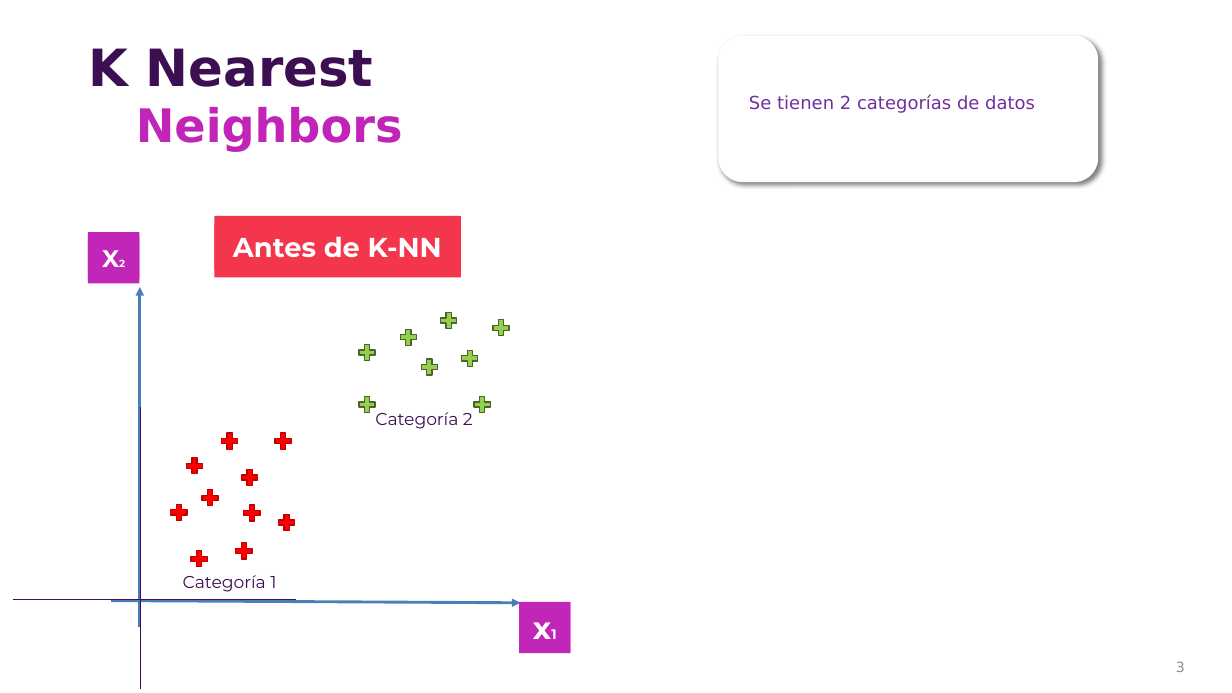
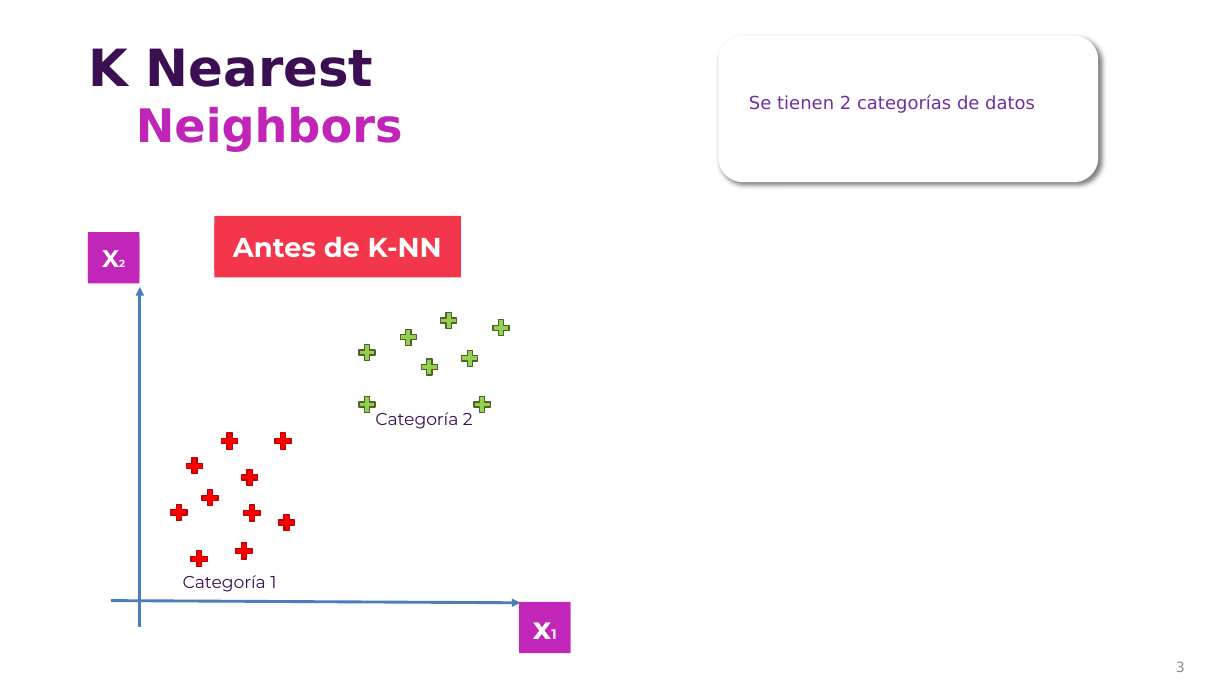
Before and after one commit to csameshiman/Axity_Curso_ML_2023, a slide deck: slide 3 of Diapositivas/Parte 03.Clasificación/Sección 03.2.k-Nearest Neighbors/K-NN.pptx. Drawn at 1232x693 pixels with LibreOffice and Linux fonts; fonts in the diff are those of the drawing; background and template pictures are left out. Boxes give left, top, right and bottom in pixels: in the first picture for what was removed or moved away, otherwise in the second. Text is boxed around its words. In the diff, an @@ line names an element or a change of style, - is before the commit and + after.

```diff
--- a/Diapositivas/Parte 03.Clasificación/Sección 03.2.k-Nearest Neighbors/K-NN.pptx
+++ b/Diapositivas/Parte 03.Clasificación/Sección 03.2.k-Nearest Neighbors/K-NN.pptx
@@ line removed from (140, 407) to (140, 689) @@
@@ line removed from (296, 600) to (14, 600) @@
```
